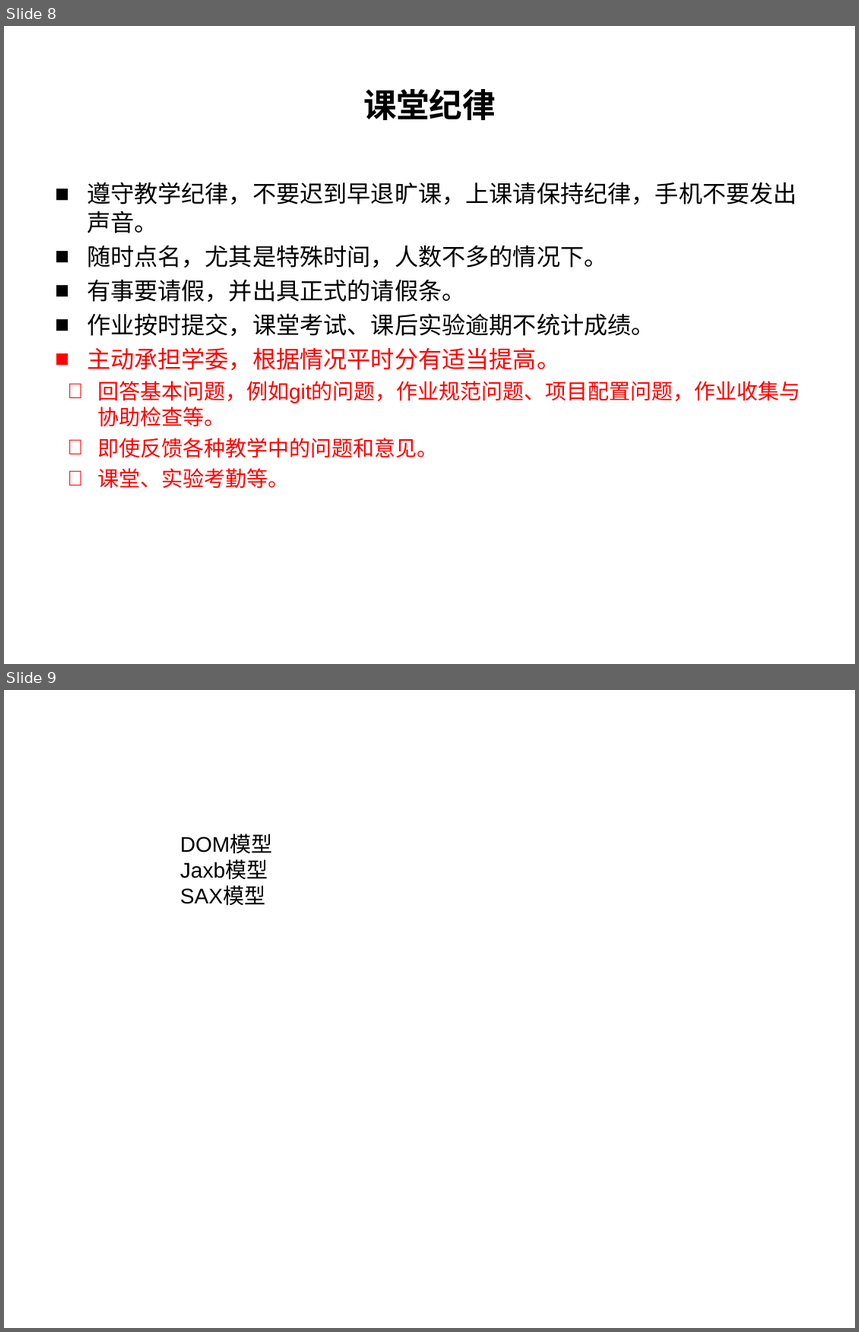
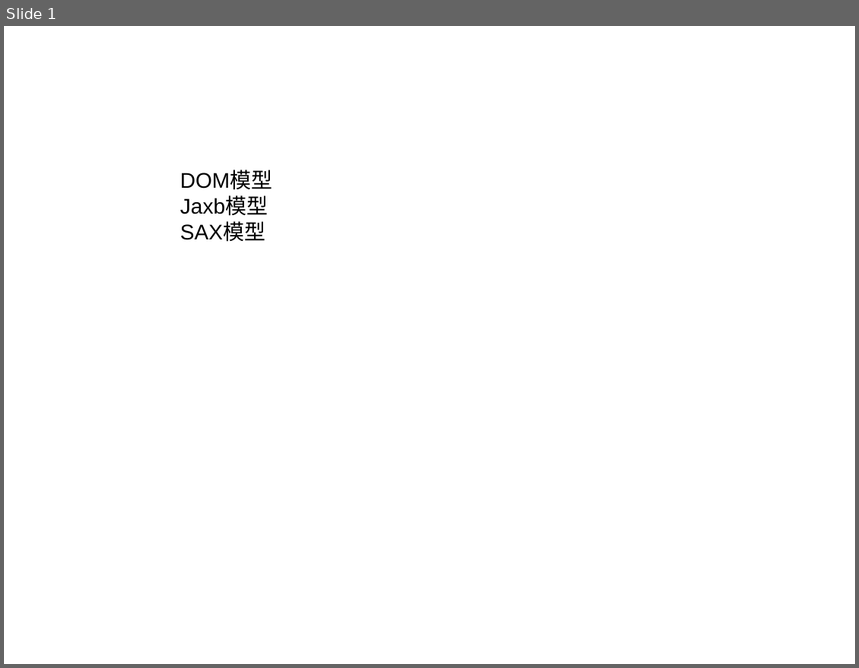
Before and after one commit to liangshanhero/sa, a slide deck: sa/文档/2019 软件体系结构（00）：其他想法.ppt. Shown one above the other, each under a label of ours: slides 8 and 9 before the commit, slide 1 after it. The pictures are 859x1332 and 859x668 pixels, drawn with LibreOffice and Linux fonts; fonts in the diff are those of the drawing; background and template pictures are left out. Boxes give left, top, right and bottom in pixels: in the first picture for what was removed or moved away, otherwise in the second. Text is boxed around its words. In the diff, an @@ line names an element or a change of style, - is before the commit and + after.

```diff
--- a/sa/文档/2019 软件体系结构（00）：其他想法.ppt
+++ b/sa/文档/2019 软件体系结构（00）：其他想法.ppt
@@ slide 8 removed at (4,26,855,664), background picture (left out) @@
@@ title removed at (363,89,496,120) @@
-课堂纪律
@@ text removed at (87,182,801,489) @@
-■ 遵守教学纪律，不要迟到早退旷课，上课请保持纪律，手机不要发出声音。
-■ 随时点名，尤其是特殊时间，人数不多的情况下。
-■ 有事要请假，并出具正式的请假条。
-■ 作业按时提交，课堂考试、课后实验逾期不统计成绩。
-■ 主动承担学委，根据情况平时分有适当提高。
-   回答基本问题，例如git的问题，作业规范问题、项目配置问题，作业收集与协助检查等。
-   即使反馈各种教学中的问题和意见。
-   课堂、实验考勤等。
@@ what was slide 9 is now slide 1 @@
```
Also in this commit, not shown: 1 slide added, 7 other slides removed, 7 other files.
